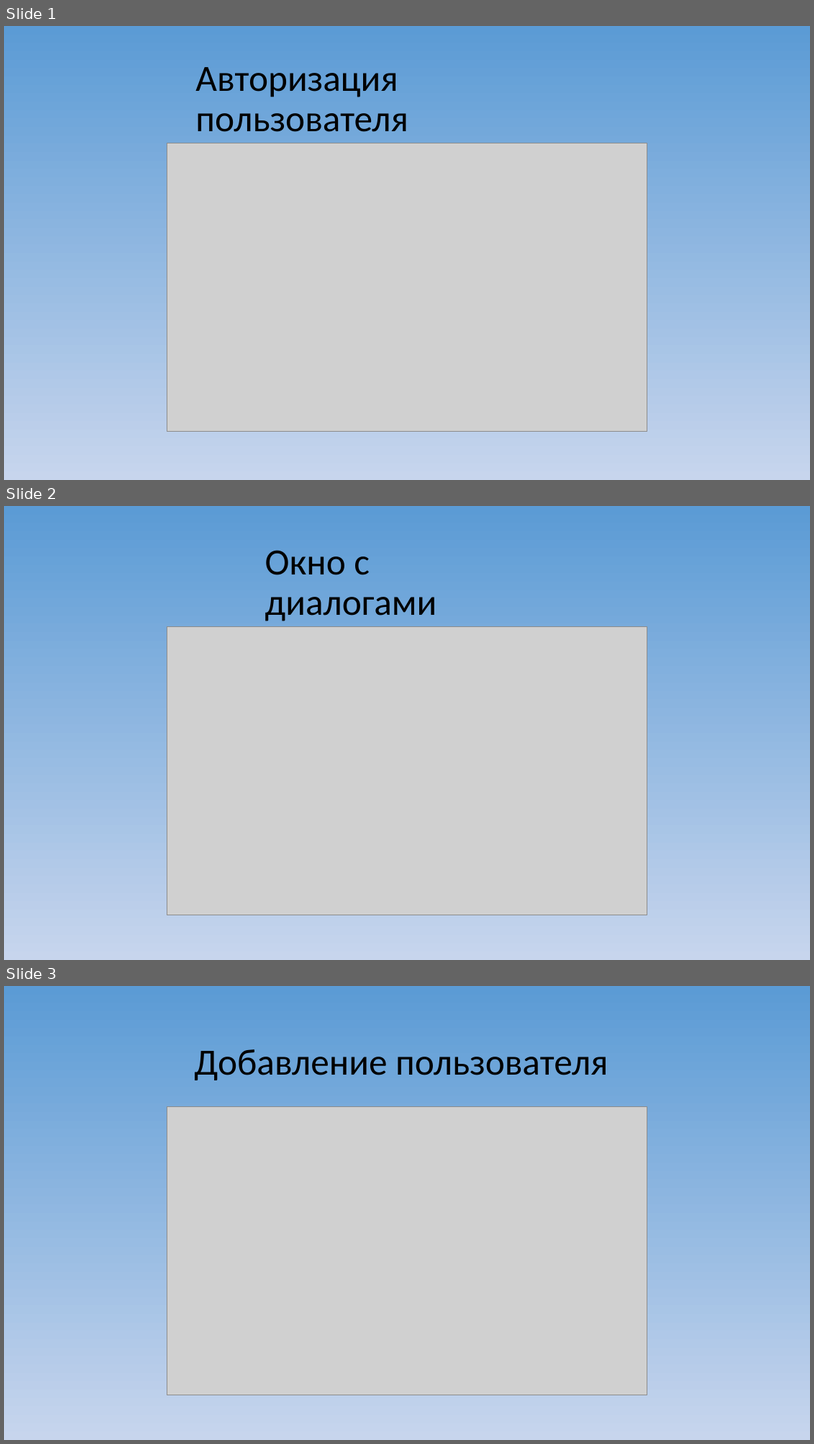
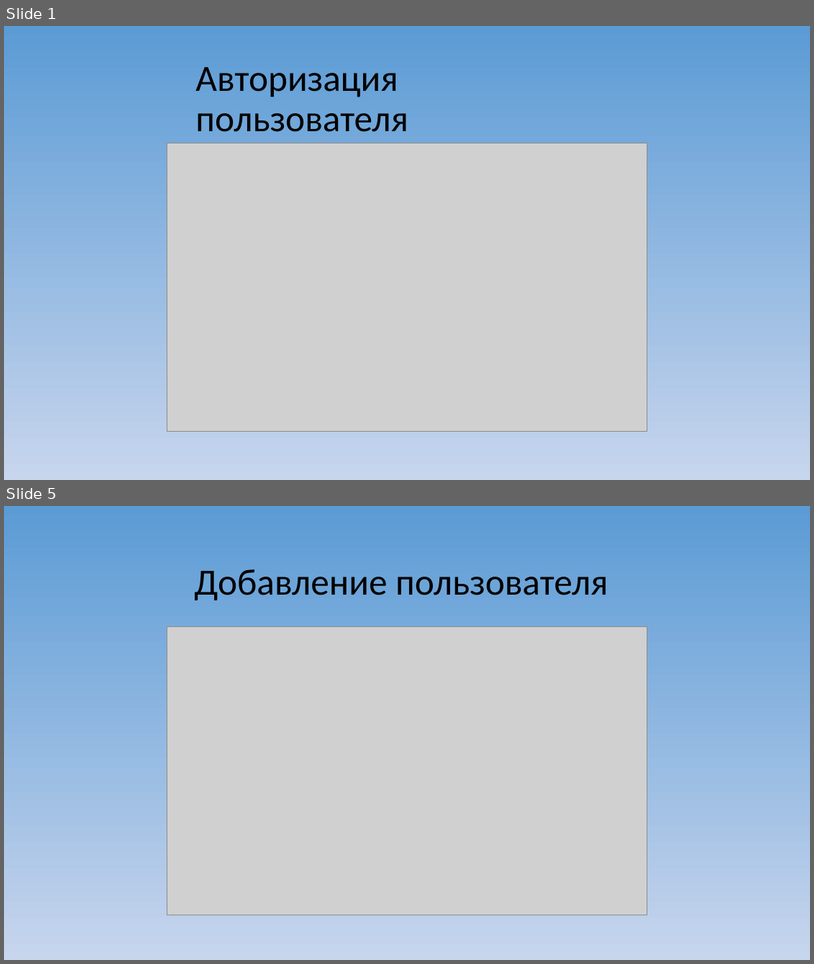
Before and after one commit to Solo322/VKspy, a slide deck: Макет приложения/VKSpy.ppt. Shown one above the other, each under a label of ours: slides 1, 2 and 3 before the commit, slides 1 and 5 after it; the slides between them are not shown. The pictures are 814x1444 and 814x964 pixels, drawn with LibreOffice and Linux fonts; fonts in the diff are those of the drawing; grey boxes stand for pictures. Boxes give left, top, right and bottom in pixels: in the first picture for what was removed or moved away, otherwise in the second. Text is boxed around its words. In the diff, an @@ line names an element or a change of style, - is before the commit and + after.

```diff
--- a/Макет приложения/VKSpy.ppt
+++ b/Макет приложения/VKSpy.ppt
@@ slide 2 removed at [4,506,810,960], background gradient #5B9BD5 to #C7D5ED @@
@@ title removed at [265,550,437,621] @@
-Окно с диалогами
@@ picture removed at [167,627,646,915] @@
@@ what was slide 3 is now slide 5 @@
```
Also in this commit, not shown: 1 slide added.
